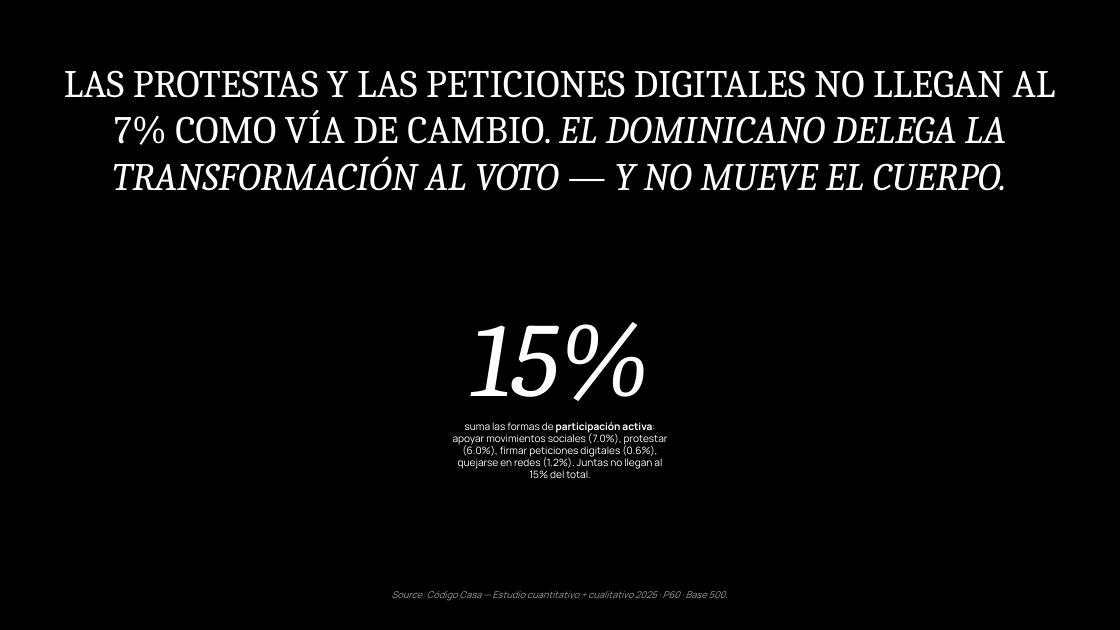
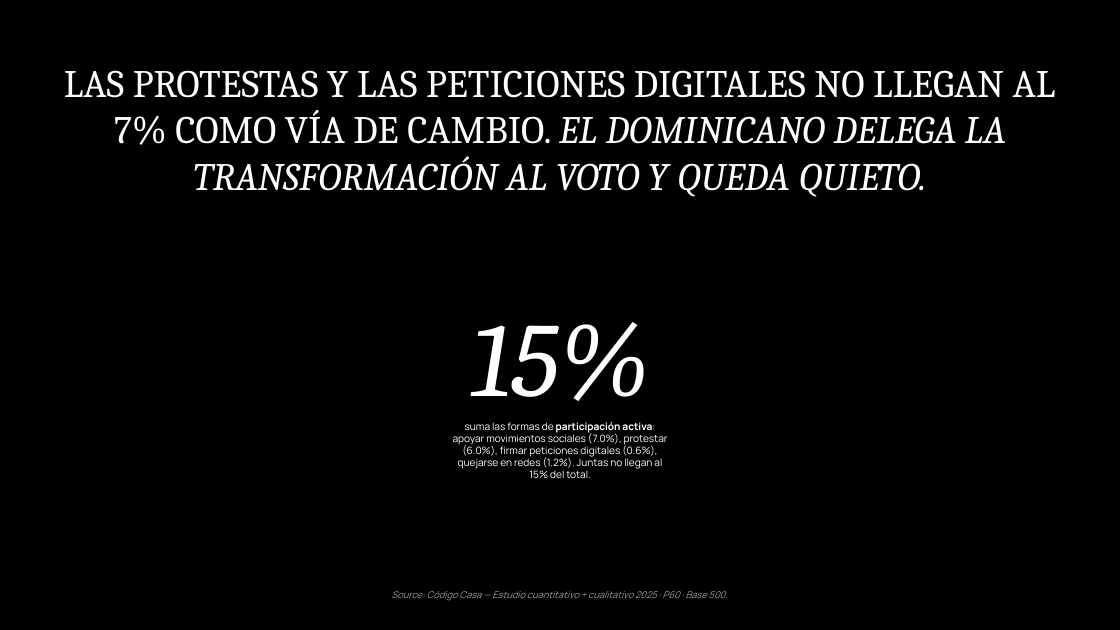
Before and after one commit to jeremyninja/c-digocasa-cerebro, a slide deck: slide 15 of Agentes Hallazgos/opiniones-politicas-deck-flat.pptx. Drawn at 1120x630 pixels with LibreOffice and Linux fonts; fonts in the diff are those of the drawing. Boxes give left, top, right and bottom in pixels: in the first picture for what was removed or moved away, otherwise in the second. Text is boxed around its words. In the diff, an @@ line names an element or a change of style, - is before the commit and + after.

Commit message:
Editor v6 anti-AI: auditoría 3 pilares + SOURCE en Mujer
Patrones eliminados:
- 'No es X, es Y' (~12 ocurrencias entre los 3 pilares)
- 'imaginario'/'chip'/'narrativa' como muletillas repetidas
- 'tener nombre de mujer', 'X no se enteró', 'la realidad cambió, X no'
- Sobre-explicación post-stat ('Esto demuestra que...', 'Lo que está en juego es...')

3 pilares actualizados:
- mujer-v2: headlines + stats limpios, SOURCE al pie de cada slide (CC o FW, sin mencionar Banreservas)
- sistema-creencias: H10 entre otros, formula 'no es X es Y' eliminada
- opiniones-politicas: 9 headlines reescritos

aprendizajes-editor-cc.md actualizado con sección 7.bis (refuerzo crítico) y 7.ter (lista negra expandida)

```diff
--- a/Agentes Hallazgos/opiniones-politicas-deck-flat.pptx
+++ b/Agentes Hallazgos/opiniones-politicas-deck-flat.pptx
@@ text at box(64, 70, 1056, 197): text changed @@
-LAS PROTESTAS Y LAS PETICIONES DIGITALES NO LLEGAN AL 7% COMO VÍA DE CAMBIO. EL DOMINICANO DELEGA LA TRANSFORMACIÓN AL VOTO — Y NO MUEVE EL CUERPO.
+LAS PROTESTAS Y LAS PETICIONES DIGITALES NO LLEGAN AL 7% COMO VÍA DE CAMBIO. EL DOMINICANO DELEGA LA TRANSFORMACIÓN AL VOTO Y QUEDA QUIETO.
```
Also in this commit, not shown: 8 other slides changed, 17 other files.
